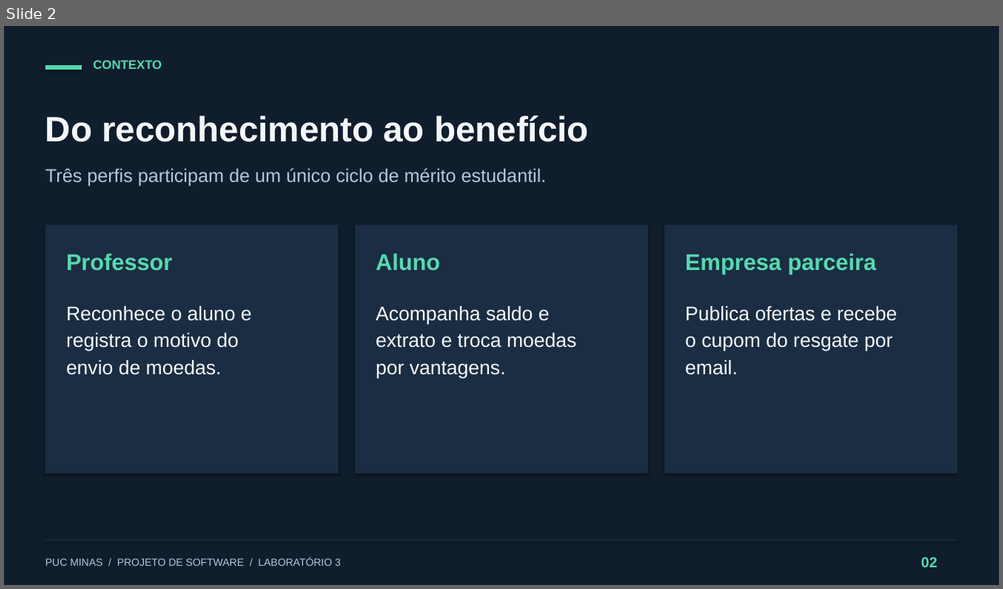
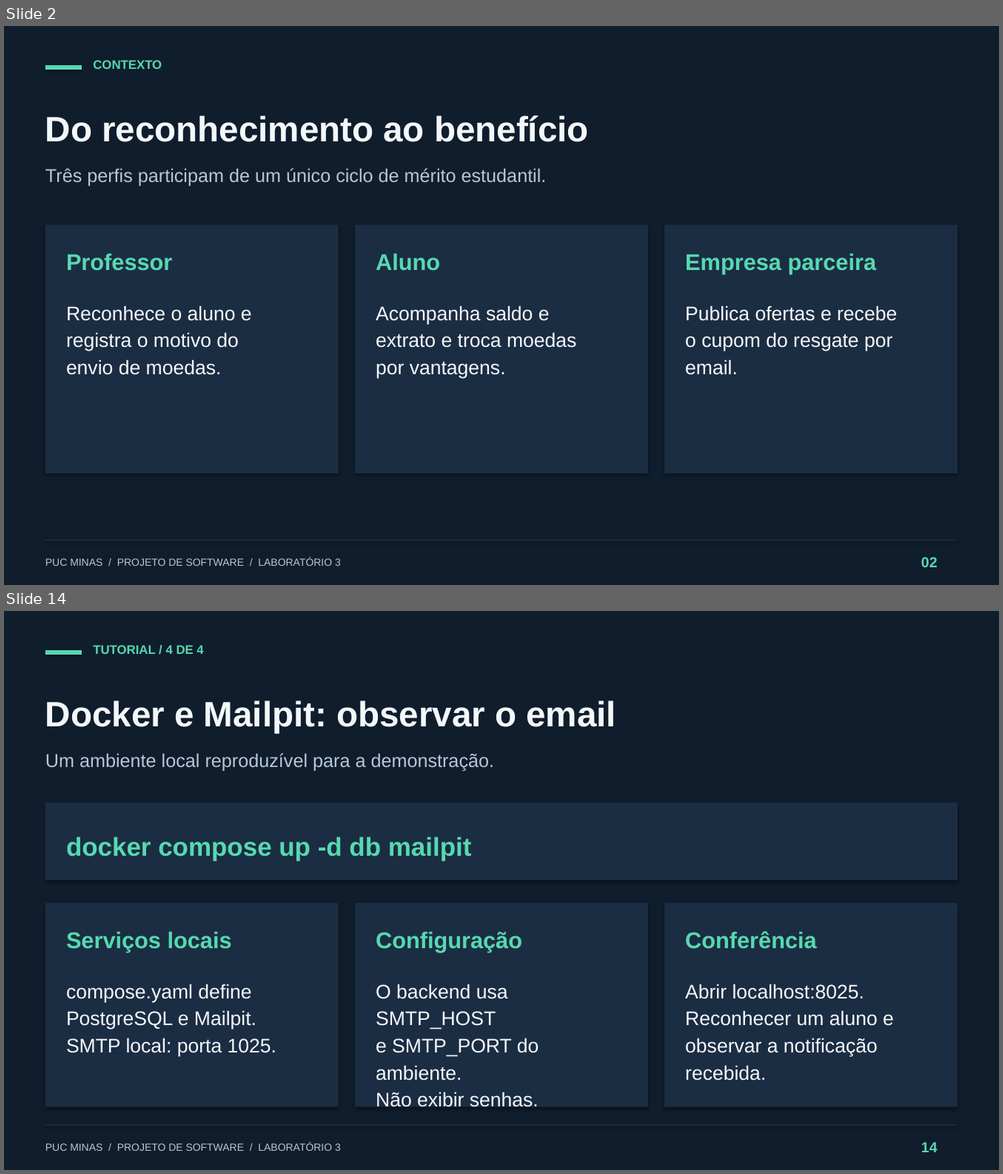
Before and after one commit to GuilhermeHortaDias/Puc_DevSoft_Lab3, a slide deck: docs/apresentacao/Sistema-de-Moeda-Estudantil.pptx. Shown one above the other, each under a label of ours: slide 2 before the commit, slides 2 and 14 after it; the slides between them are not shown. The pictures are 1003x589 and 1003x1174 pixels, drawn with LibreOffice and Linux fonts; fonts in the diff are those of the drawing. Boxes give left, top, right and bottom in pixels: in the first picture for what was removed or moved away, otherwise in the second. Text is boxed around its words. In the diff, an @@ line names an element or a change of style, - is before the commit and + after.

Commit message:
docs: adequar apresentacao ao enunciado e incluir tutorial das tecnologias

```diff
--- a/docs/apresentacao/Sistema-de-Moeda-Estudantil.pptx
+++ b/docs/apresentacao/Sistema-de-Moeda-Estudantil.pptx
@@ slide 14 added at [4,611,999,1170], background #FFFFFF @@
@@ rectangle added at [4,611,999,1170], fill #101D2C @@
@@ rectangle added at [45,650,82,655], fill #56D9B0 @@
@@ text added at [93,645,203,654], 12 pt, text #56D9B0, bold @@
+TUTORIAL / 4 DE 4
@@ text added at [45,701,615,734], 34 pt, text #F4F7FA, bold @@
+Docker e Mailpit: observar o email
@@ text added at [45,753,495,772], 18 pt, text #B6C7D9 @@
+Um ambiente local reproduzível para a demonstração.
@@ rectangle added at [45,803,958,880], fill #1B2D42 @@
@@ text added at [66,837,472,860], 25 pt, text #56D9B0, bold @@
+docker compose up -d db mailpit
@@ rectangle added at [45,903,339,1108], fill #1B2D42 @@
@@ rectangle added at [355,903,648,1108], fill #1B2D42 @@
@@ rectangle added at [664,903,958,1108], fill #1B2D42 @@
@@ text added at [66,931,232,952], 22 pt, text #56D9B0, bold @@
+Serviços locais
@@ text added at [375,931,522,952], 22 pt, text #56D9B0, bold @@
+Configuração
@@ text added at [685,931,817,949], 22 pt, text #56D9B0, bold @@
+Conferência
@@ text added at [66,984,276,1056], 19 pt, text #F4F7FA @@
+compose.yaml define
+PostgreSQL e Mailpit.
+SMTP local: porta 1025.
@@ text added at [375,984,539,1108], 19 pt, text #F4F7FA @@
+O backend usa SMTP_HOST
+e SMTP_PORT do ambiente.
+Não exibir senhas.
@@ text added at [685,984,893,1081], 19 pt, text #F4F7FA @@
+Abrir localhost:8025.
+Reconhecer um aluno e
+observar a notificação
+recebida.
@@ rectangle added at [45,1125,958,1126], fill #1B2D42 @@
@@ text added at [45,1143,341,1151], 10 pt, text #B6C7D9 @@
+PUC MINAS / PROJETO DE SOFTWARE / LABORATÓRIO 3
@@ text added at [921,1142,937,1153], 14 pt, text #56D9B0, bold @@
+14
```
Also in this commit, not shown: 8 slides changed, 5 other slides added, 2 slides removed, 3 other files.
